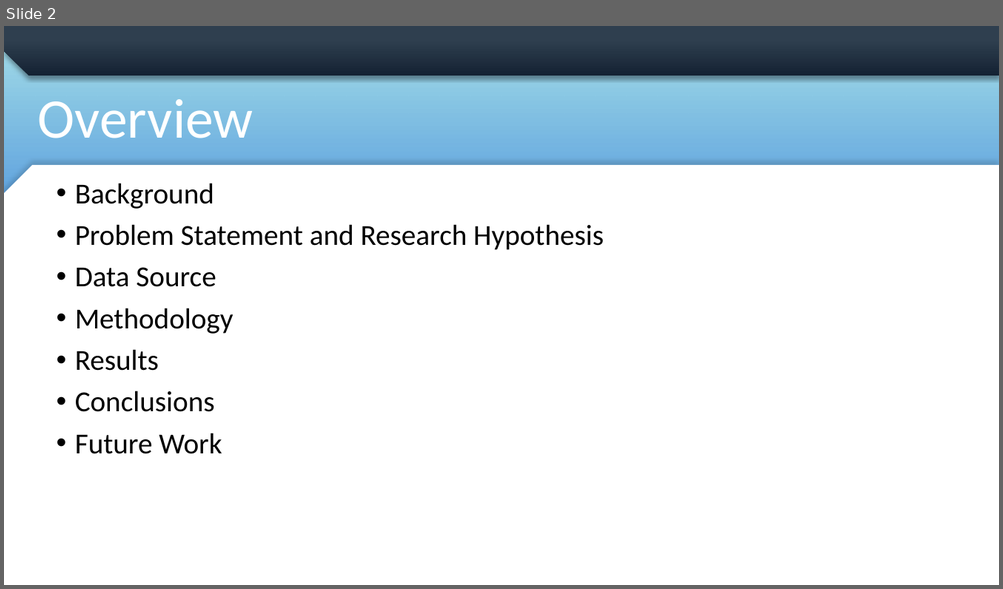
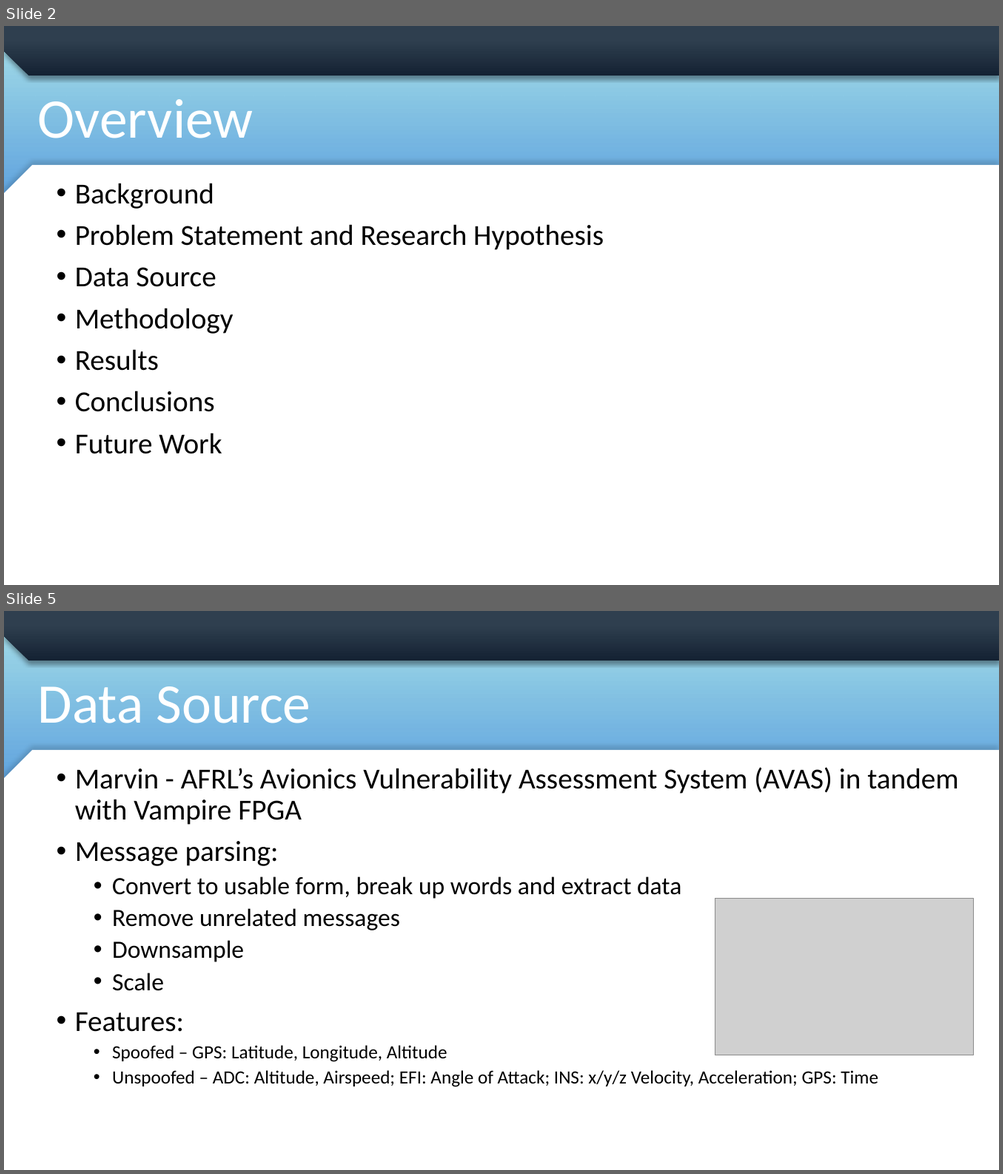
Before and after one commit to mdemore2/CSCE623, a slide deck: Project/Demore_CSCE623Proj.pptx. Shown one above the other, each under a label of ours: slide 2 before the commit, slides 2 and 5 after it; the slides between them are not shown. The pictures are 1003x589 and 1003x1174 pixels, drawn with LibreOffice and Linux fonts; fonts in the diff are those of the drawing; grey boxes stand for pictures; background and template pictures are left out. Boxes give left, top, right and bottom in pixels: in the first picture for what was removed or moved away, otherwise in the second. Text is boxed around its words. In the diff, an @@ line names an element or a change of style, - is before the commit and + after.

```diff
--- a/Project/Demore_CSCE623Proj.pptx
+++ b/Project/Demore_CSCE623Proj.pptx
@@ slide 5 added at <box>4,611,999,1170</box>, background picture (left out); not listed: 4 template elements that a slide beside it also shows @@
@@ title added at <box>38,686,311,723</box>, 54 pt, text #FFFFFF @@
+Data Source
@@ text added at <box>75,767,958,1088</box>, 18 pt, text #000000 @@
+• Marvin - AFRL’s Avionics Vulnerability Assessment System (AVAS) in tandem with Vampire FPGA
+• Message parsing:
+  • Convert to usable form, break up words and extract data
+  • Remove unrelated messages
+  • Downsample
+  • Scale
+• Features:
+  • Spoofed – GPS: Latitude, Longitude, Altitude
+  • Unspoofed – ADC: Altitude, Airspeed; EFI: Angle of Attack; INS: x/y/z Velocity, Acceleration; GPS: Time
@@ picture added at <box>714,898,973,1056</box> @@
```
Also in this commit, not shown: 3 slides changed, 4 other slides added, 1 slide removed, 1 other file.
